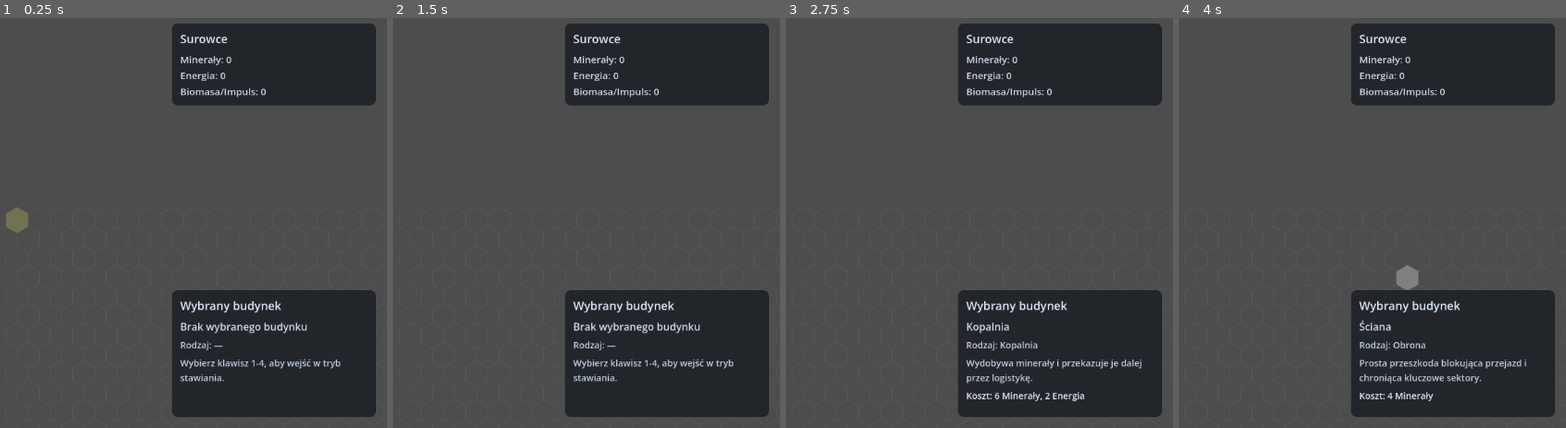
Above: before the commit, frames 1-4 (left to right).
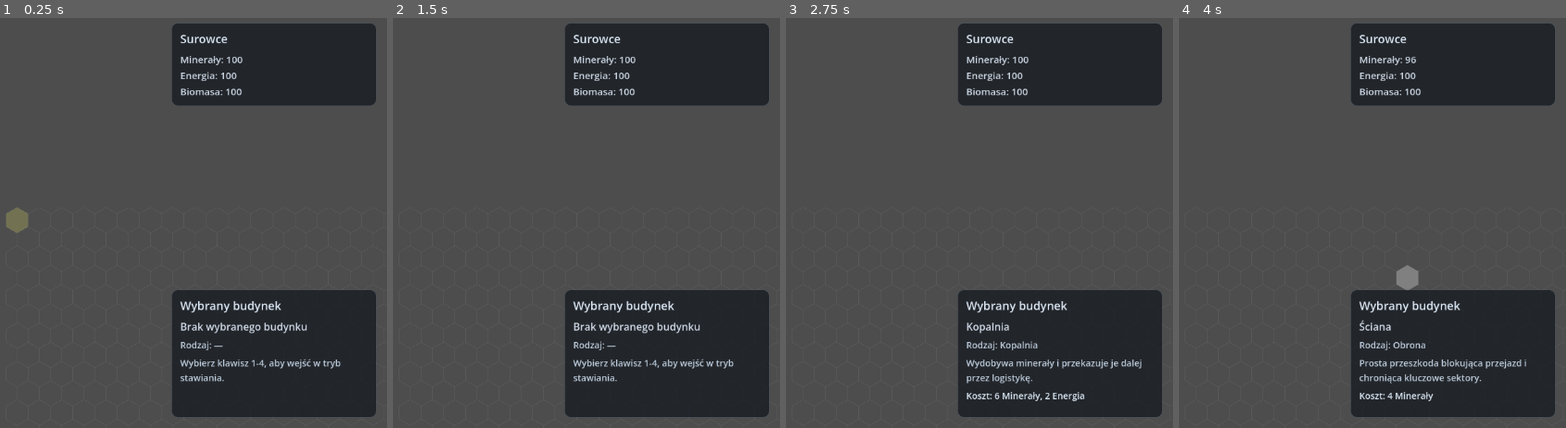
Above: after the commit, the same moments.

Repository: startrek1p2p/factory_game
Game: Godot game, scene res://scenes/main.tscn
The game is run twice, just before and just after one commit, with the same random seed, the same clock (stepped at 60 frames per second) and the same inputs.
Inputs (mouse positions are in pixels of both pictures, inside the frame that each line leads up to):
- Up to frame 1 (0.25 s): no input
- Up to frame 2 (1.5 s): tap Enter at 0.5 s; move the mouse to (571, 198) at 0.52 s; tap 3 (build_conveyor) at 0.6 s; click (571, 198) at 0.67 s; tap Space at 1.25 s; move the mouse to (outside the picture) at 1.27 s; tap 0 (build_disable) at 1.35 s; click (outside the picture) at 1.42 s
- Up to frame 3 (2.75 s): tap Enter at 2 s; move the mouse to (878, 128) at 2.02 s; tap 2 (build_mine) at 2.1 s; click (878, 128) at 2.17 s
- Up to frame 4 (4 s): tap Space at 2.75 s; move the mouse to (outside the picture) at 2.77 s; tap 4 (build_storage) at 2.85 s; click (outside the picture) at 2.92 s; tap Enter at 3.5 s; move the mouse to (1418, 284) at 3.52 s; tap 1 (build_wall) at 3.6 s; click (1418, 284) at 3.67 s

The runs differ from the first frame. In frame 1, 0.2% of the frame differs, in the area x 56-69%, y 9-20%; in frame 2, 0.2%; in frame 3, 0.2%; in frame 4, 0.2%.

Commit message:
Refaktoryzacja ekonomii i walidacja kosztu budowy

Diff:
--- a/scenes/main.tscn
+++ b/scenes/main.tscn
@@ -57,10 +57,17 @@
 theme_override_font_sizes/font_size = 18
 
 [node name="ResourcesValue" type="Label" parent="UI/TopRightMargin/ResourcesPanel/ResourcesVBox"]
-text = "Minerały: 0\nEnergia: 0\nBiomasa/Impuls: 0"
+text = "Minerały: 100\nEnergia: 100\nBiomasa: 100"
 autowrap_mode = 2
 theme_override_colors/font_color = Color(0.84, 0.88, 0.93, 0.95)
 theme_override_font_sizes/font_size = 15
+
+[node name="StatusLabel" type="Label" parent="UI/TopRightMargin/ResourcesPanel/ResourcesVBox"]
+visible = false
+text = "Brak zasobów"
+autowrap_mode = 2
+theme_override_colors/font_color = Color(0.95, 0.42, 0.42, 0.95)
+theme_override_font_sizes/font_size = 13
 
 [node name="BottomRightMargin" type="MarginContainer" parent="UI"]
 anchors_preset = 10
--- a/scripts/Main.gd
+++ b/scripts/Main.gd
@@ -29,7 +29,7 @@
 	print("Start systemu budowania")
 	_sync_renderer_state()
 	ui_controller.update_ui_margins(get_viewport_rect().size)
-	ui_controller.refresh_resources_panel(simulation.storage_count)
+	ui_controller.refresh_resources_panel(simulation.economy_state)
 	ui_controller.refresh_selected_building_panel(input_controller.selected_building, input_controller.build_mode_enabled)
 	renderer.queue_redraw()
 
@@ -37,6 +37,7 @@
 	input_controller.handle_selection_actions()
 	simulation_runner.process(delta)
 	ui_controller.update_ui_margins(get_viewport_rect().size)
+	ui_controller.update_status_message()
 
 	var mouse_pos := get_global_mouse_position()
 	input_controller.update_hovered_tile(mouse_pos, grid)
@@ -56,7 +57,16 @@
 	renderer.queue_redraw()
 
 func _on_build_requested(tile: Vector2i, building_type: int, direction: int) -> void:
+	var building_data: Dictionary = UIControllerScript.BUILDING_DATA.get(building_type, {})
+	var cost: Dictionary = building_data.get("cost", {})
+
+	if not simulation.economy_state.can_afford(cost):
+		ui_controller.show_status_message("Za mało zasobów na ten budynek.")
+		return
+
+	simulation.economy_state.spend(cost)
 	grid.place_building(tile, building_type, direction)
+	ui_controller.refresh_resources_panel(simulation.economy_state)
 	renderer.queue_redraw()
 
 func _on_clear_requested(tile: Vector2i) -> void:
@@ -66,9 +76,9 @@
 func _on_quit_requested() -> void:
 	get_tree().quit()
 
-func _on_simulation_tick_completed(storage_count: int) -> void:
-	ui_controller.refresh_resources_panel(storage_count)
-	print("Storage:", storage_count)
+func _on_simulation_tick_completed() -> void:
+	ui_controller.refresh_resources_panel(simulation.economy_state)
+	print("Zasoby:", simulation.economy_state.resources)
 
 func _sync_renderer_state() -> void:
 	renderer.hovered_tile = input_controller.hovered_tile
--- a/scripts/Simulation.gd
+++ b/scripts/Simulation.gd
@@ -1,8 +1,10 @@
 class_name Simulation
 extends RefCounted
 
+const EconomyStateScript = preload("res://scripts/models/EconomyState.gd")
+
 var grid
-var storage_count: int = 0
+var economy_state := EconomyStateScript.new()
 var planned_moves: Array = []
 var reserved_targets: Dictionary = {}
 var reserved_sources: Dictionary = {}
@@ -134,7 +136,7 @@
 		if to_cell["type"] == grid.BuildingType.CONVEYOR:
 			next_state[to_tile] = move["item"]
 		elif to_cell["type"] == grid.BuildingType.STORAGE:
-			storage_count += 1
+			economy_state.add_resource(EconomyStateScript.RESOURCE_MINERALS, 1)
 
 func commit_next_state_to_grid(next_state: Dictionary):
 	for tile in next_state.keys():
--- a/scripts/controllers/SimulationRunner.gd
+++ b/scripts/controllers/SimulationRunner.gd
@@ -1,7 +1,7 @@
 class_name SimulationRunner
 extends RefCounted
 
-signal tick_completed(storage_count: int)
+signal tick_completed()
 
 var simulation
 var tick_timer: float = 0.0
@@ -19,4 +19,4 @@
 
 	tick_timer = 0.0
 	simulation.tick()
-	tick_completed.emit(simulation.storage_count)
+	tick_completed.emit()
--- a/scripts/controllers/UIController.gd
+++ b/scripts/controllers/UIController.gd
@@ -42,6 +42,8 @@
 var building_kind_label: Label
 var building_description_label: Label
 var building_cost_label: Label
+var status_label: Label
+var status_clear_at_seconds: float = 0.0
 
 func setup(main_node: Node) -> void:
 	top_right_margin = main_node.get_node("UI/TopRightMargin")
@@ -53,9 +55,15 @@
 	building_kind_label = main_node.get_node("UI/BottomRightMargin/SelectedBuildingPanel/BuildingVBox/BuildingKind")
 	building_description_label = main_node.get_node("UI/BottomRightMargin/SelectedBuildingPanel/BuildingVBox/BuildingDescription")
 	building_cost_label = main_node.get_node("UI/BottomRightMargin/SelectedBuildingPanel/BuildingVBox/BuildingCost")
+	status_label = main_node.get_node("UI/TopRightMargin/ResourcesPanel/ResourcesVBox/StatusLabel")
 
-func refresh_resources_panel(minerals: int, energy: int = 0, biomass: int = 0) -> void:
-	resources_value_label.text = "Minerały: %d\nEnergia: %d\nBiomasa/Impuls: %d" % [minerals, energy, biomass]
+func refresh_resources_panel(economy_state) -> void:
+	var resources: Dictionary = economy_state.resources
+	resources_value_label.text = "Minerały: %d\nEnergia: %d\nBiomasa: %d" % [
+		int(resources.get("Minerały", 0)),
+		int(resources.get("Energia", 0)),
+		int(resources.get("Biomasa", 0))
+	]
 
 func refresh_selected_building_panel(selected_building: int, build_mode_enabled: bool) -> void:
 	if not build_mode_enabled:
@@ -97,3 +105,16 @@
 	for resource_name in cost_data.keys():
 		entries.append("%s %s" % [str(cost_data[resource_name]), resource_name])
 	return ", ".join(entries)
+
+func show_status_message(message: String, duration_seconds: float = 1.8) -> void:
+	status_label.text = message
+	status_label.visible = true
+	status_clear_at_seconds = Time.get_ticks_msec() / 1000.0 + duration_seconds
+
+func update_status_message() -> void:
+	if not status_label.visible:
+		return
+
+	var now_seconds := Time.get_ticks_msec() / 1000.0
+	if now_seconds >= status_clear_at_seconds:
+		status_label.visible = false
--- /dev/null
+++ b/scripts/models/EconomyState.gd
@@ -0,0 +1,30 @@
+class_name EconomyState
+extends RefCounted
+
+const RESOURCE_MINERALS := "Minerały"
+const RESOURCE_ENERGY := "Energia"
+const RESOURCE_BIOMASS := "Biomasa"
+
+var resources: Dictionary = {
+	RESOURCE_MINERALS: 100,
+	RESOURCE_ENERGY: 100,
+	RESOURCE_BIOMASS: 100
+}
+
+func can_afford(cost: Dictionary) -> bool:
+	for resource_name in cost.keys():
+		var required_amount: int = int(cost[resource_name])
+		var current_amount: int = int(resources.get(resource_name, 0))
+		if current_amount < required_amount:
+			return false
+	return true
+
+func spend(cost: Dictionary) -> void:
+	for resource_name in cost.keys():
+		var required_amount: int = int(cost[resource_name])
+		var current_amount: int = int(resources.get(resource_name, 0))
+		resources[resource_name] = current_amount - required_amount
+
+func add_resource(resource_name: String, amount: int) -> void:
+	var current_amount: int = int(resources.get(resource_name, 0))
+	resources[resource_name] = current_amount + amount
